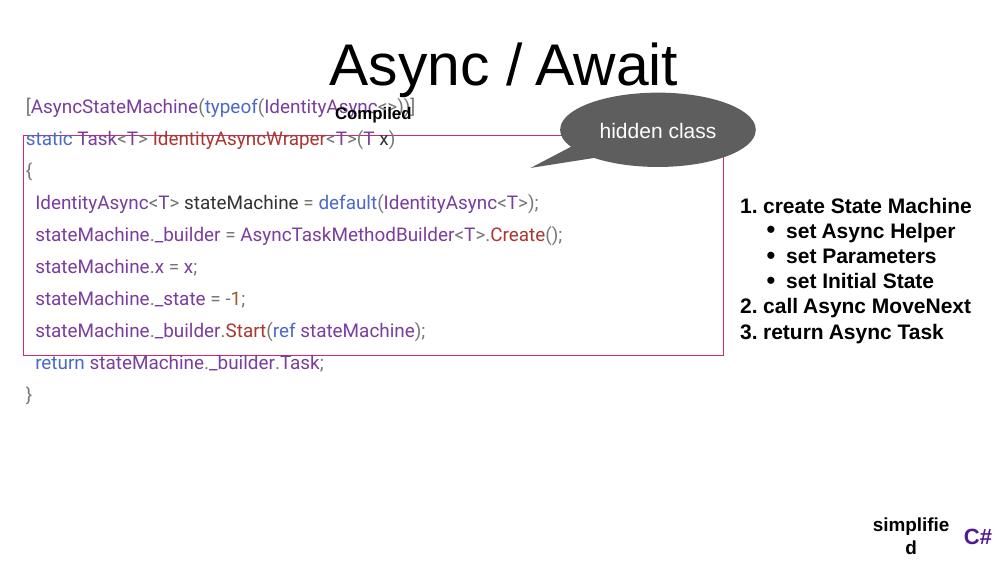
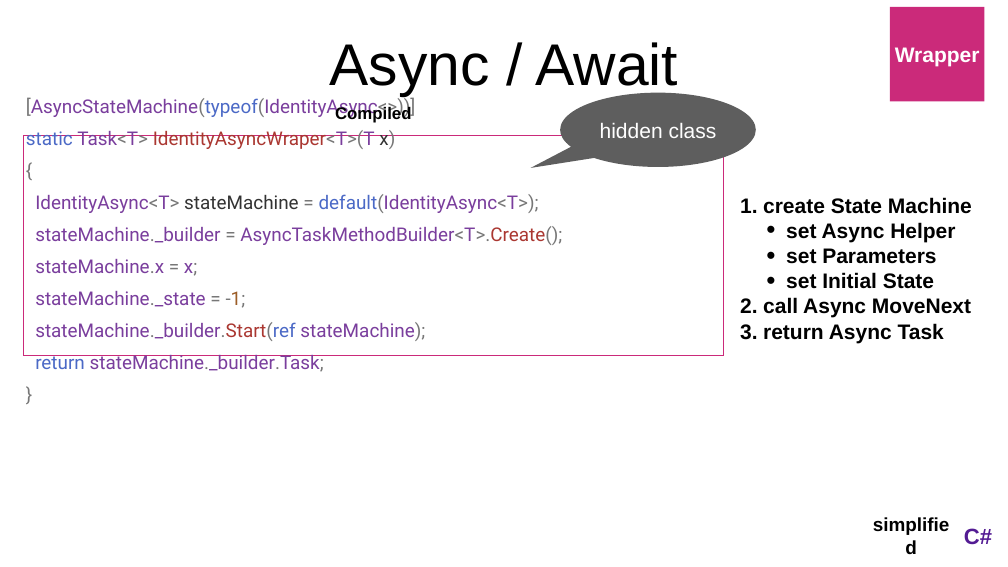
Before and after one commit to MikeMKH/talk-my-compiler-did-what, a slide deck: slide 62 of My Compiler Did What.pptx (slide 61 before the commit). Drawn at 1008x567 pixels with LibreOffice and Linux fonts; fonts in the diff are those of the drawing. Boxes give left, top, right and bottom in pixels: in the first picture for what was removed or moved away, otherwise in the second. Text is boxed around its words. In the diff, an @@ line names an element or a change of style, - is before the commit and + after.

```diff
--- a/My Compiler Did What.pptx
+++ b/My Compiler Did What.pptx
@@ rectangle added at [890,7,984,101], fill #CB2A7A, 40 pt, text #FFFFFF, bold @@
+Wrapper
```
Also in this commit, not shown: 22 other slides changed, 1 slide added, 2 other files.
